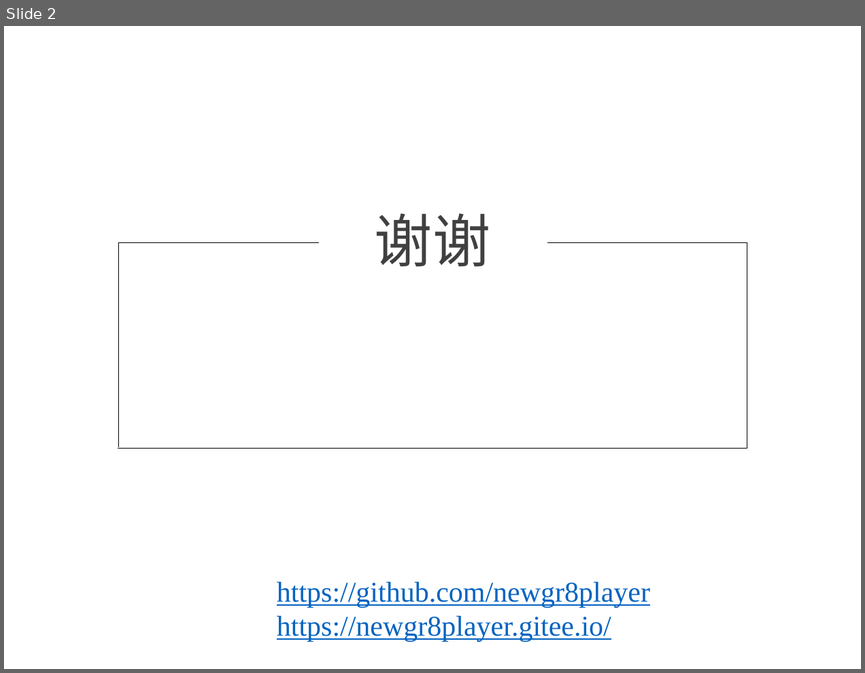
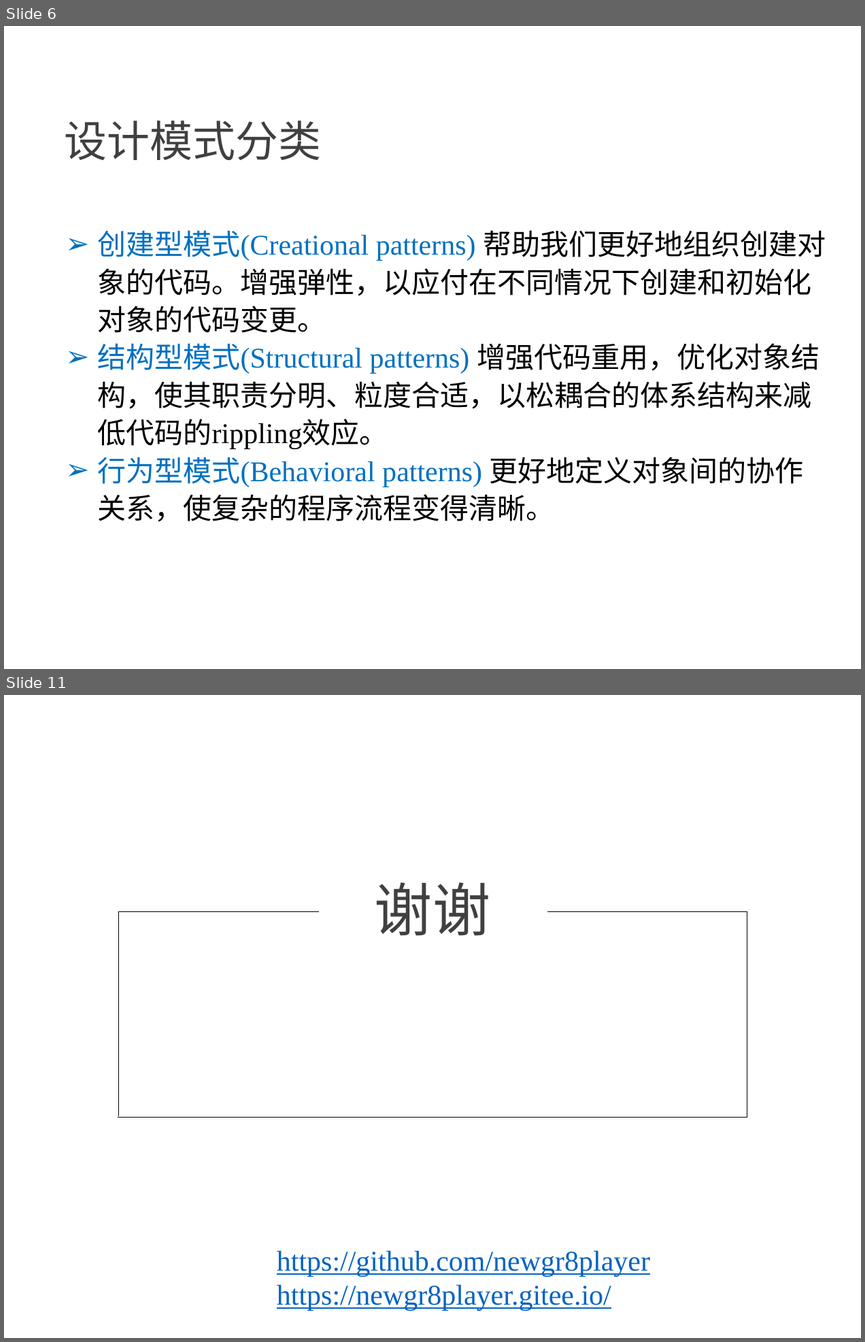
Before and after one commit to NewGr8Player/My-PPT, a slide deck: Design pattern/23种设计模式详解.pptx. Shown one above the other, each under a label of ours: slide 2 before the commit, slides 6 and 11 after it; the slides between them are not shown. The pictures are 865x673 and 865x1342 pixels, drawn with LibreOffice and Linux fonts; fonts in the diff are those of the drawing. Boxes give left, top, right and bottom in pixels: in the first picture for what was removed or moved away, otherwise in the second. Text is boxed around its words. In the diff, an @@ line names an element or a change of style, - is before the commit and + after.

Commit message:
整理分类

```diff
--- a/Design pattern/23种设计模式详解.pptx
+++ b/Design pattern/23种设计模式详解.pptx
@@ slide 6 added at (4,26,861,669), background #FFFFFF @@
@@ text added at (64,121,321,160), 36 pt, text #404040 @@
+设计模式分类
@@ text added at (98,230,826,522), 24 pt, text #000000 @@
+➢ 创建型模式(Creational patterns) 帮助我们更好地组织创建对象的代码。增强弹性，以应付在不同情况下创建和初始化对象的代码变更。
+➢ 结构型模式(Structural patterns) 增强代码重用，优化对象结构，使其职责分明、粒度合适，以松耦合的体系结构来减低代码的rippling效应。
+➢ 行为型模式(Behavioral patterns) 更好地定义对象间的协作关系，使复杂的程序流程变得清晰。
@@ what was slide 2 is now slide 11 @@
```
Also in this commit, not shown: 1 slide changed, 8 other slides added, 1 other file.
